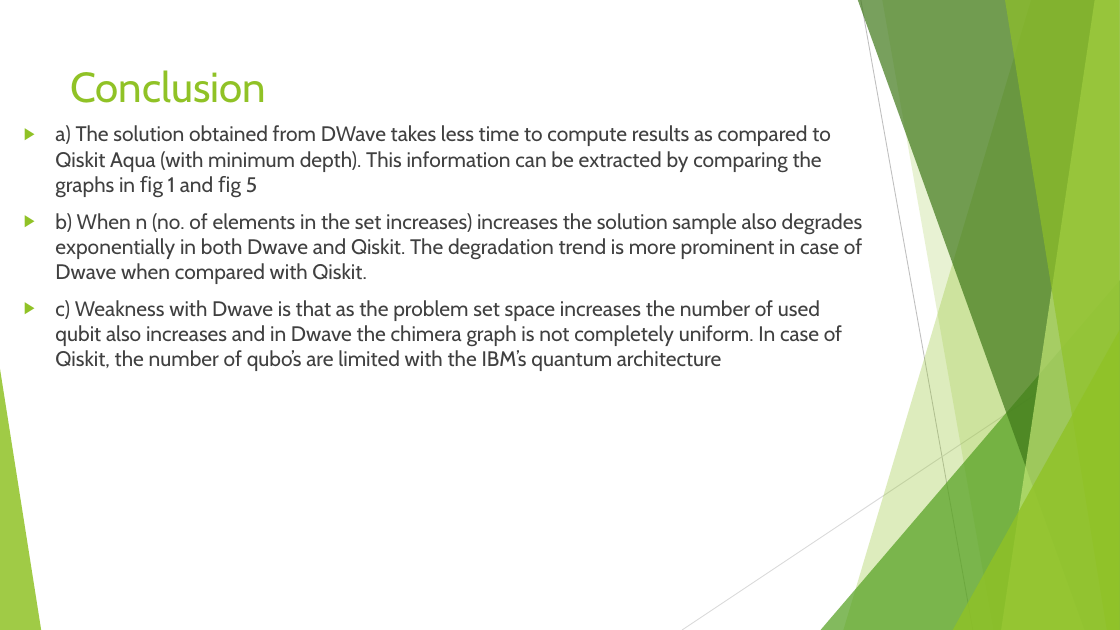
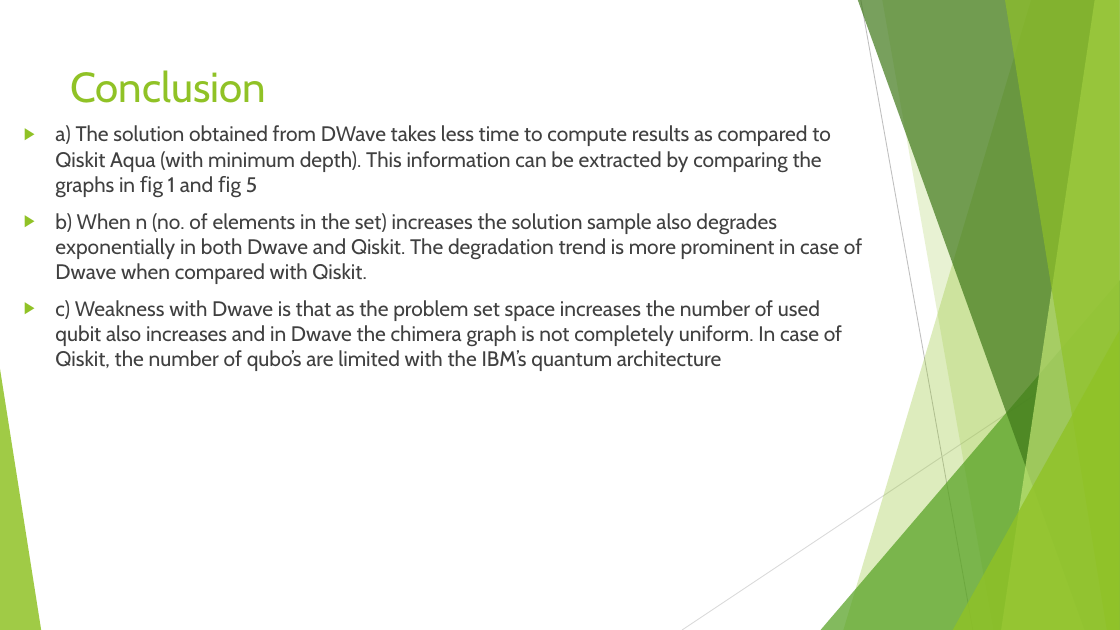
Before and after one commit to s0nicboOm/QC, a slide deck: slide 8 of SUBSET SUM PROBLEM (B2).pptx. Drawn at 1120x630 pixels with LibreOffice and Linux fonts; fonts in the diff are those of the drawing. Boxes give left, top, right and bottom in pixels: in the first picture for what was removed or moved away, otherwise in the second. Text is boxed around its words. In the diff, an @@ line names an element or a change of style, - is before the commit and + after.

```diff
--- a/SUBSET SUM PROBLEM (B2).pptx
+++ b/SUBSET SUM PROBLEM (B2).pptx
@@ text at box(55, 213, 862, 284): text changed @@
-▶ b) When n (no. of elements in the set increases) increases the solution sample also degrades exponentially in both Dwave and Qiskit. The degradation trend is more prominent in case of Dwave when compared with Qiskit.
+▶ b) When n (no. of elements in the set) increases the solution sample also degrades exponentially in both Dwave and Qiskit. The degradation trend is more prominent in case of Dwave when compared with Qiskit.
```
Also in this commit, not shown: 1 other slide changed.
